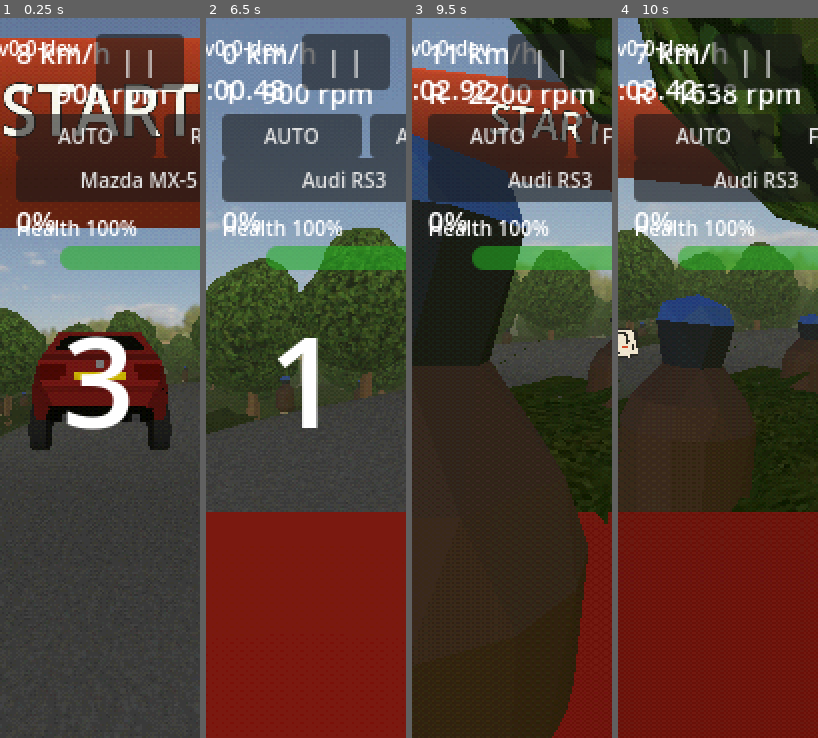
Above: before the commit, frames 1-4 (left to right).
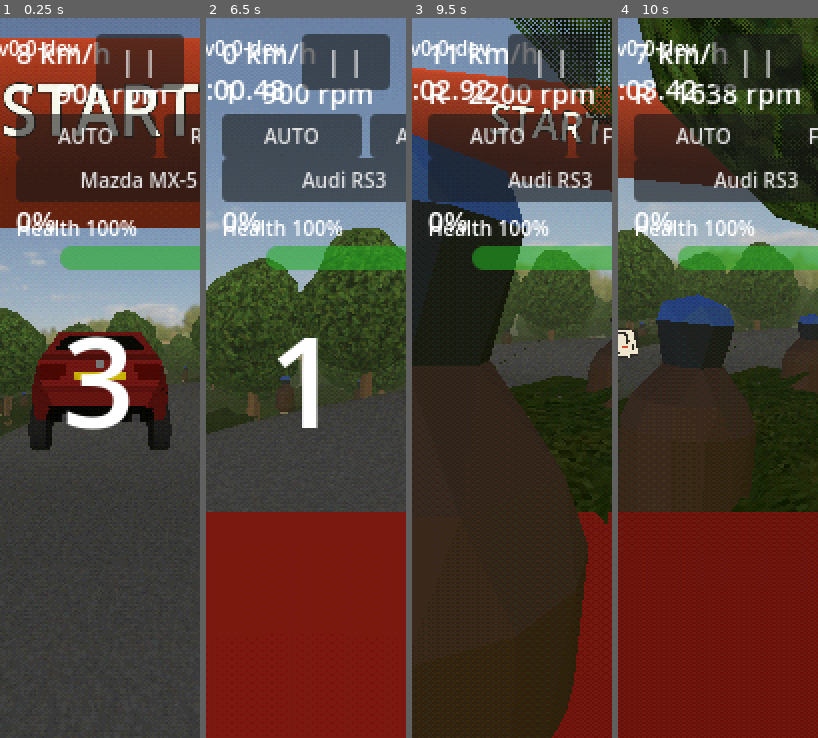
Above: after the commit, the same moments.

Repository: felixxwu/TAPPA
Game: Godot game, scene res://main.tscn
Same seed, same stepped clock (60 frames per second), same inputs: the game is played once before the commit and once after it. This scene is started directly instead of the project's main scene.
Inputs (mouse positions are in pixels of both pictures, inside the frame that each line leads up to):
- Up to frame 1 (0.25 s): no input
- Up to frame 2 (6.5 s): tap Enter (menu_select) at 0.5 s; move the mouse to (350, 342) at 0.52 s; hold Right (menu_right) 0.53-1.25 s; tap C (cycle_camera) at 0.6 s; click (350, 342) at 0.67 s; drag from (266, 414) to (296, 522) at 1.27 s; click "AUTO" at 2 s; click "MANUAL" at 2.75 s; click "Mazda MX-5" at 3.5 s; move the mouse to (326, 219) at 4.27 s; hold Right (menu_right) 4.28-5 s; tap T (toggle_gearbox) at 4.35 s; drag from (296, 522) to (246, 270) at 5.02 s; move the mouse to (366, 486) at 5.77 s; hold Left (menu_left) from 5.78 s (still down); hold Shift from 5.78 s (still down)
- Up to frame 3 (9.5 s): release Left (menu_left) at 6.5 s; release Shift at 6.5 s; drag from (452, 270) to (482, 198) at 6.52 s; move the mouse to (522, 378) at 7.27 s; hold S (brake_reverse) 7.28-8 s; tap Ctrl at 7.35 s; click (522, 378) at 7.42 s; drag from (482, 198) to (472, 414) at 8.02 s; move the mouse to (556, 342) at 8.77 s; hold W (accelerate) from 8.78 s (still down); tap Y (cycle_drive_mode) at 8.85 s
- Up to frame 4 (10 s): release W (accelerate) at 9.5 s; drag from (678, 414) to (708, 522) at 9.52 s

Frames 1-2 are identical in both runs. In frame 3, 1.4% of the frame differs, in the area x 50-100%, y 0-15%; in frame 4, 1.0%.

Commit message:
Add near-camera dissolve to tree canopy so trees don't block the camera
The canopy is double-sided (CULL_DISABLED) for render robustness on web/device
GL, which means inward-facing leaves still draw when the chase camera pushes
inside a tree, blocking the view. Recover the "see through from inside" behaviour
single-sided culling used to give: world.gd._tree_mesh() swaps the canopy surface
for a ShaderMaterial (shaders/tree_canopy.gdshader) that keeps the unshaded,
double-sided, vertex-colour-tinted leaf look but dither-dissolves fragments within
tree_near_fade_start_m..tree_near_fade_end_m of the camera, using the same Bayer
screen-door dither as the distance cull. No transparency sorting, no per-frame
CPU, platform-independent, and needs no per-instance MultiMesh data.

Adds tree_near_fade_start_m / tree_near_fade_end_m to GameConfig, a smoke-test
assertion, and updates features/trees.md and the asset generator note.

Co-Authored-By: Claude Opus 4.8 <noreply@anthropic.com>
Claude-Session: https://claude.ai/code/session_01KfiyZGnGEgW1WXp5EQgWss

Diff:
--- a/rally/scripts/game_config.gd
+++ b/rally/scripts/game_config.gd
@@ -708,6 +708,13 @@
 @export_range(10.0, 500.0) var tree_render_distance_m := 80.0
 ## Width (m) of the dithered dissolve band just before the render cutoff.
 @export_range(0.0, 100.0) var tree_render_fade_m := 15.0
+## Near-camera dissolve: canopy fragments closer than this (m) to the camera are
+## fully dithered away, so a tree the camera pushes inside stops blocking the view
+## (the canopy is double-sided for render robustness, so culling can't do this).
+@export_range(0.0, 10.0) var tree_near_fade_start_m := 0.5
+## Distance (m) by which the near-camera canopy dissolve is fully solid again.
+## Must be >= tree_near_fade_start_m; the gap is the dither band.
+@export_range(0.1, 20.0) var tree_near_fade_end_m := 3.0
 ## Grid cell size (m) trees are binned into for rendering. Each bin is its own
 ## MultiMesh, so the engine can drop far bins to the mesh's importer LODs and
 ## cull them past tree_render_distance_m. Smaller = finer LOD/cull granularity
--- a/rally/scripts/world.gd
+++ b/rally/scripts/world.gd
@@ -7,6 +7,9 @@
 # Ground-cover bush: low-poly mesh (replaces the old bush.webp billboards),
 # instanced via TreeMeshField (same renderer as trees, no collision). See features/trees.md.
 const GROUNDCOVER_SCENE := preload("res://models/vegetation/groundcover_opaque.glb")
+# Near-camera dither dissolve applied to the tree canopy so trees don't block the
+# chase camera when it pushes inside them (see shaders/tree_canopy.gdshader).
+const TREE_CANOPY_SHADER := preload("res://shaders/tree_canopy.gdshader")
 
 # Headless (test) runs build the world synchronously — see _yield_frame(). Cached
 # so the staged-loading awaits collapse to no-ops and tests see a fully-built
@@ -32,13 +35,27 @@
 		for c in n.get_children():
 			stack.append(c)
 	scene.queue_free()
-	# The GLB's baked StandardMaterials import with linear filtering, which blurs
-	# the leaf texture; force nearest (keeping mipmaps) for the flat PS1 look.
 	if _tree_mesh_cache != null:
+		var cfg: GameConfig = Config.data
 		for s in _tree_mesh_cache.get_surface_count():
 			var sm := _tree_mesh_cache.surface_get_material(s) as BaseMaterial3D
-			if sm != null:
-				sm.texture_filter = BaseMaterial3D.TEXTURE_FILTER_NEAREST_WITH_MIPMAPS
+			if sm == null:
+				continue
+			# The GLB's baked StandardMaterials import with linear filtering, which
+			# blurs the leaf texture; force nearest (keeping mipmaps) for the flat
+			# PS1 look.
+			sm.texture_filter = BaseMaterial3D.TEXTURE_FILTER_NEAREST_WITH_MIPMAPS
+			# The canopy is the textured (leaf-mapped) surface; the trunk has no
+			# texture. Swap the canopy to a ShaderMaterial that keeps the unshaded,
+			# double-sided, vertex-colour-tinted look but dither-dissolves near the
+			# camera so a tree the chase camera enters stops blocking the view.
+			if sm.albedo_texture != null:
+				var canopy := ShaderMaterial.new()
+				canopy.shader = TREE_CANOPY_SHADER
+				canopy.set_shader_parameter("albedo", sm.albedo_texture)
+				canopy.set_shader_parameter("near_fade_start", cfg.tree_near_fade_start_m)
+				canopy.set_shader_parameter("near_fade_end", cfg.tree_near_fade_end_m)
+				_tree_mesh_cache.surface_set_material(s, canopy)
 	return _tree_mesh_cache
 
 
--- /dev/null
+++ b/rally/shaders/tree_canopy.gdshader
@@ -0,0 +1,52 @@
+// Tree canopy: unshaded, double-sided leaf shell with a NEAR-CAMERA dither
+// dissolve. The canopy is kept double-sided (cull_disabled) because single-sided
+// back-face culling rendered it concave / "front faces missing" on some web/device
+// GL targets (see features/trees.md). Double-sided is robust everywhere, but it
+// means the inward-facing leaves still draw when the chase camera pushes inside a
+// tree — blocking the view. To recover the "see through the tree from inside"
+// behaviour that single-sided culling used to give for free, fragments within
+// `near_fade_end` metres of the camera dissolve out via the same screen-door
+// (Bayer) dither used for the distance cull (shaders/billboard.gdshader) — so a
+// clear pocket opens around the camera with no transparency sorting and no per-
+// frame CPU work, independent of the platform's culling behaviour.
+shader_type spatial;
+render_mode unshaded, cull_disabled, depth_draw_opaque;
+
+uniform sampler2D albedo : source_color, filter_nearest_mipmap;
+// Fragments closer than this to the camera are fully dissolved; beyond
+// `near_fade_end` the canopy is fully solid. Between, it dithers in.
+uniform float near_fade_start = 0.5;
+uniform float near_fade_end = 3.0;
+
+varying vec3 v_world;
+
+// 4x4 ordered (Bayer) dither threshold in [0,1), indexed by screen pixel — the
+// same matrix the billboard shader uses, so the dissolve matches the house style.
+float bayer4x4(vec2 frag) {
+	int x = int(mod(frag.x, 4.0));
+	int y = int(mod(frag.y, 4.0));
+	int index = x + y * 4;
+	float m[16] = {
+		0.0,  8.0,  2.0,  10.0,
+		12.0, 4.0,  14.0, 6.0,
+		3.0,  11.0, 1.0,  9.0,
+		15.0, 7.0,  13.0, 5.0
+	};
+	return m[index] / 16.0;
+}
+
+void vertex() {
+	v_world = (MODEL_MATRIX * vec4(VERTEX, 1.0)).xyz;
+}
+
+void fragment() {
+	// World-space distance from the camera (INV_VIEW_MATRIX column 3) to this
+	// fragment. 0 at near_fade_start, 1 at near_fade_end — dither out as it drops.
+	float cam_dist = distance(INV_VIEW_MATRIX[3].xyz, v_world);
+	float fade = clamp((cam_dist - near_fade_start) / max(near_fade_end - near_fade_start, 0.001), 0.0, 1.0);
+	if (fade <= bayer4x4(FRAGCOORD.xy)) {
+		discard;
+	}
+	vec4 tex = texture(albedo, UV);
+	ALBEDO = tex.rgb * COLOR.rgb;
+}
--- a/rally/tests/headless/test_smoke.gd
+++ b/rally/tests/headless/test_smoke.gd
@@ -336,6 +336,30 @@
 				without_collision += 1
 	assert_gt(with_collision, 0, "world builds a colliding TreeMeshField for trees")
 	assert_gt(without_collision, 0, "world builds a non-colliding TreeMeshField for bushes")
+
+
+func test_tree_canopy_uses_near_camera_dissolve_shader() -> void:
+	# The canopy surface is swapped to the near-camera dissolve ShaderMaterial
+	# (so trees the chase camera enters stop blocking the view), with its fade
+	# range wired from GameConfig. The trunk surface keeps its StandardMaterial3D.
+	var mesh := (_scene as Node).call("_tree_mesh") as Mesh
+	assert_not_null(mesh, "world exposes the shared tree mesh")
+	var cfg: GameConfig = Config.data
+	var canopy: ShaderMaterial = null
+	for s in mesh.get_surface_count():
+		var sm := mesh.surface_get_material(s)
+		if sm is ShaderMaterial:
+			canopy = sm as ShaderMaterial
+	assert_not_null(canopy, "tree mesh has a ShaderMaterial canopy surface")
+	if canopy != null:
+		assert_eq(canopy.shader, load("res://shaders/tree_canopy.gdshader"),
+			"canopy uses the near-camera dissolve shader")
+		assert_not_null(canopy.get_shader_parameter("albedo"),
+			"canopy keeps its leaf texture")
+		assert_eq(canopy.get_shader_parameter("near_fade_start"), cfg.tree_near_fade_start_m,
+			"near fade start wired from config")
+		assert_eq(canopy.get_shader_parameter("near_fade_end"), cfg.tree_near_fade_end_m,
+			"near fade end wired from config")
 
 
 func test_billboard_field_without_collision_has_no_body() -> void:
--- a/rally/tools/lowpoly_tree.gd
+++ b/rally/tools/lowpoly_tree.gd
@@ -205,6 +205,10 @@
 	# real-device / web GL point at a platform culling difference. Rendering both
 	# sides guarantees the camera-facing leaves always draw — the canopy is a
 	# closed shell, so from outside it looks identical, just robust everywhere.
+	# NOTE: at runtime world.gd._tree_mesh() swaps this baked material for a
+	# ShaderMaterial (shaders/tree_canopy.gdshader) that keeps this exact look but
+	# dither-dissolves canopy fragments near the camera, so trees the chase camera
+	# enters don't block the view (see features/trees.md).
 	var leaf_mat := StandardMaterial3D.new()
 	leaf_mat.shading_mode = BaseMaterial3D.SHADING_MODE_UNSHADED
 	leaf_mat.cull_mode = BaseMaterial3D.CULL_DISABLED
Not shown, added: rally/shaders/tree_canopy.gdshader.uid
Not shown, changed: rally/features/trees.md
